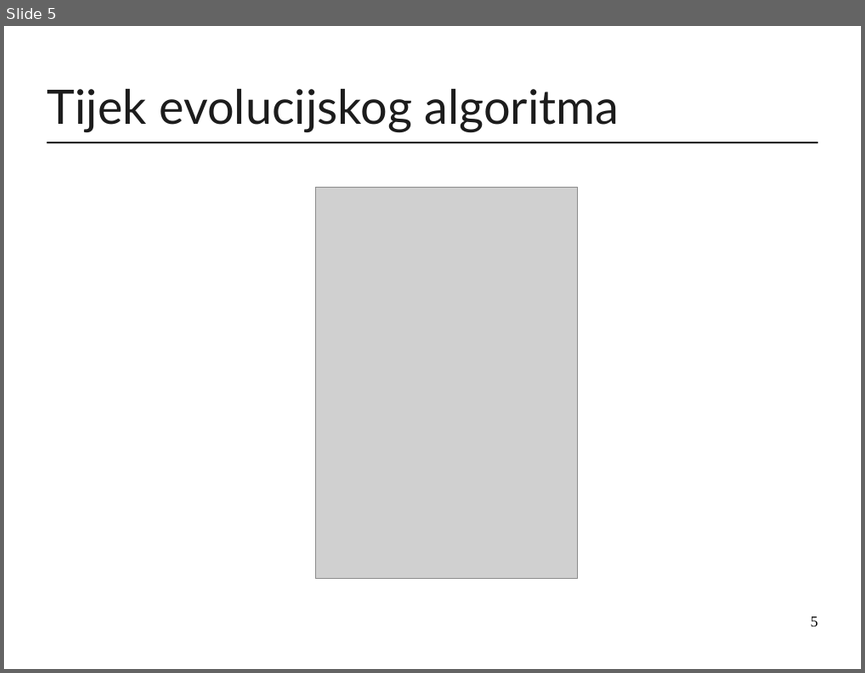
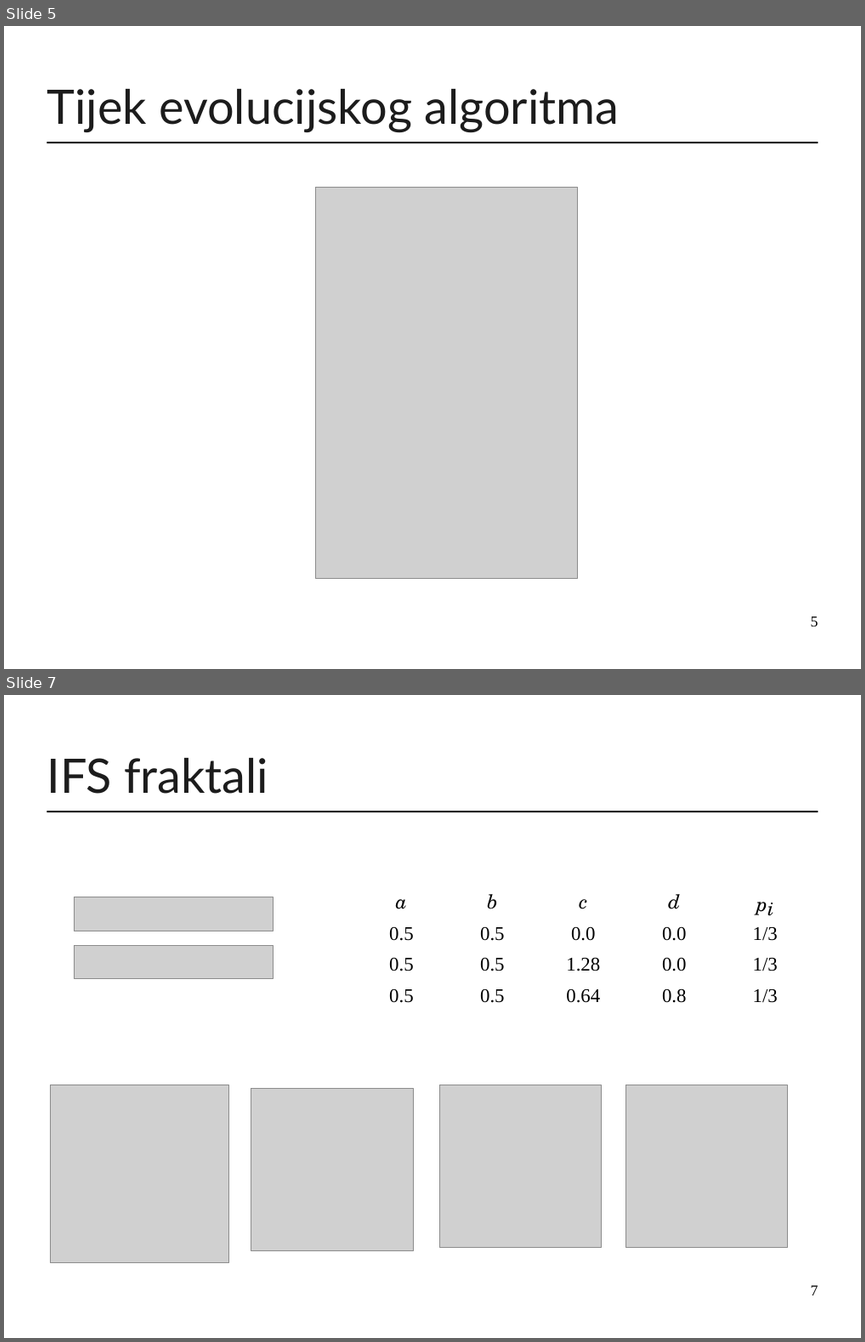
Before and after one commit to mirjamsk/DNAdrivenIFS, a slide deck: CD_bundle/prezentacija.odp. Shown one above the other, each under a label of ours: slide 5 before the commit, slides 5 and 7 after it; the slides between them are not shown. The pictures are 865x673 and 865x1342 pixels, drawn with LibreOffice and Linux fonts; fonts in the diff are those of the drawing; grey boxes stand for pictures. Boxes give left, top, right and bottom in pixels: in the first picture for what was removed or moved away, otherwise in the second. Text is boxed around its words. In the diff, an @@ line names an element or a change of style, - is before the commit and + after.

```diff
--- a/CD_bundle/prezentacija.odp
+++ b/CD_bundle/prezentacija.odp
@@ slide 7 added at (4, 695, 861, 1338), background #FFFFFF; not listed: 1 template element that a slide beside it also shows @@
@@ title added at (46, 758, 268, 794), 44 pt, text #1C1C1C @@
+IFS fraktali
@@ table added at (356, 870, 811, 1006), 4 rows, 5 columns @@
+a | b | c | d | pi
+0.5 | 0.5 | 0.0 | 0.0 | 1/3
+0.5 | 0.5 | 1.28 | 0.0 | 1/3
+0.5 | 0.5 | 0.64 | 0.8 | 1/3
@@ picture added at (74, 896, 273, 930) @@
@@ picture added at (74, 946, 273, 978) @@
@@ picture added at (51, 1084, 228, 1263) @@
@@ picture added at (251, 1089, 413, 1250) @@
@@ picture added at (439, 1085, 601, 1247) @@
@@ picture added at (626, 1085, 788, 1247) @@
@@ page number added at (811, 1285, 818, 1295), 14 pt, text #000000 @@
+7
```
Also in this commit, not shown: 1 slide changed, 1 other file.
